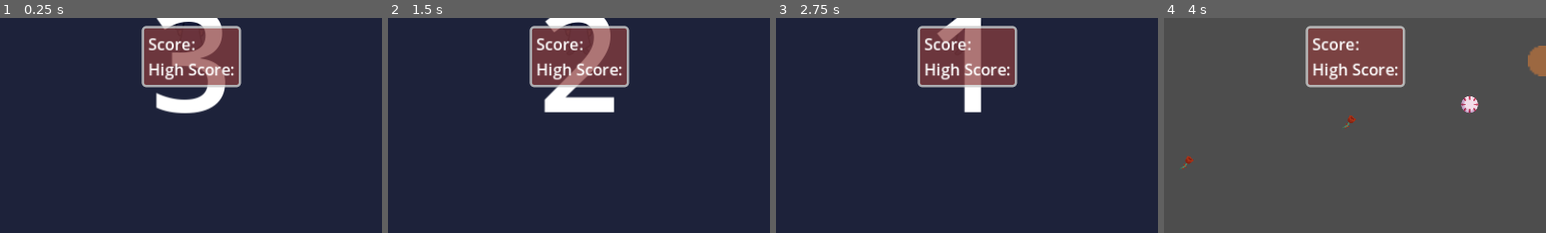
Above: before the commit, frames 1-4 (left to right).
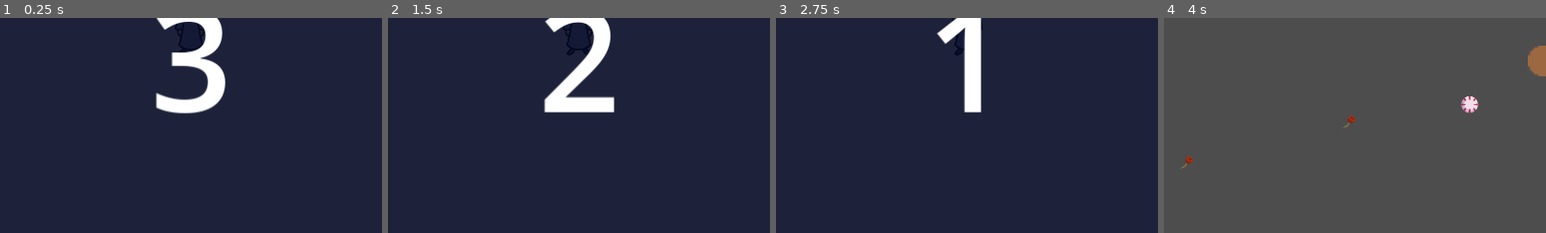
Above: after the commit, the same moments.

Repository: aryuserious/witch-in-training
Game: Godot game, scene res://scenes/level_1.tscn
Two runs of this game, one before a commit and one after it. Both use one fixed random seed, a clock stepped at 60 frames per second and the inputs below.
Inputs:
- Up to frame 1 (0.25 s): no input
- Up to frame 2 (1.5 s): tap Enter at 0.5 s; hold D (right) 0.53-1.28 s; tap Q (drop) at 0.6 s; hold S (down) from 1.28 s (still down); tap E (pickup) at 1.35 s
- Up to frame 3 (2.75 s): tap Space at 2 s; release S (down) at 2.03 s; hold D (right) from 2.03 s (still down); tap 1 (show-hide stats) at 2.1 s
- Up to frame 4 (4 s): tap Enter at 2.75 s; release D (right) at 2.78 s; hold W (up) 2.78-3.53 s; tap Q (drop) at 2.85 s; hold A (left) from 3.53 s (still down); tap E (pickup) at 3.6 s
The pictures show only the part of the screen within x 25-75%, y 41-91%; the shares and areas given below are measured in that part.

The runs differ from the first frame. In frame 1, 7.5% of the frame differs, in the area x 37-64%, y 3-33%; in frame 2, 7.5%; in frame 3, 7.5%; in frame 4, 7.5%.

Commit message:
retry button

Diff:
--- a/scenes/hud.tscn
+++ b/scenes/hud.tscn
@@ -117,6 +117,7 @@
 theme_override_font_sizes/font_size = 180
 
 [node name="GameOverPanel" type="PanelContainer" parent="."]
+visible = false
 anchors_preset = 8
 anchor_left = 0.5
 anchor_top = 0.5
@@ -131,8 +132,18 @@
 size_flags_horizontal = 0
 theme_override_styles/panel = SubResource("StyleBoxFlat_1khaw")
 
-[node name="ScoreInfo" type="Label" parent="GameOverPanel"]
+[node name="VBoxContainer" type="VBoxContainer" parent="GameOverPanel"]
 layout_mode = 2
-theme_override_font_sizes/font_size = 20
+
+[node name="ScoreInfo" type="Label" parent="GameOverPanel/VBoxContainer"]
+layout_mode = 2
+theme_override_font_sizes/font_size = 22
 text = "Score:
 High Score:"
+
+[node name="RetryButton" type="Button" parent="GameOverPanel/VBoxContainer"]
+layout_mode = 2
+theme_override_font_sizes/font_size = 18
+text = "Retry"
+
+[connection signal="pressed" from="GameOverPanel/VBoxContainer/RetryButton" to="." method="_on_retry_button_pressed"]
--- a/scripts/hud.gd
+++ b/scripts/hud.gd
@@ -10,53 +10,57 @@
 
 
 func _ready():
-    cauldron.connect("new_potion", _on_cauldron_new_potion)
-    get_parent().get_node("StartTimer").connect("timeout", _on_start_timer_timeout)
-    $Start.visible = true
+	cauldron.connect("new_potion", _on_cauldron_new_potion)
+	get_parent().get_node("StartTimer").connect("timeout", _on_start_timer_timeout)
+	$Start.visible = true
 
 
 func _process(_delta):
-    # start timer
-    var st = get_parent().get_node("StartTimer") as Timer
-    $Start/Countdown.text = str(ceil(st.time_left)) # this is the timer that goes 3 2 1 at the begining
+	# start timer
+	var st = get_parent().get_node("StartTimer") as Timer
+	$Start/Countdown.text = str(ceil(st.time_left)) # this is the timer that goes 3 2 1 at the begining
 
-    # game time minutes and seconds
-    var s = int(ceil(game_time.time_left)) # if time left is 5.99, s is 6. if time left is 5.08, s is 6. if time left is 4.99, s is 5.
-    var m = floor(s/60) # if s/60 is 3.42, m = 3
-    s = s % 60 # s is the remainder of s / 60. if s is 90 (1 min and 30 sec), 90 % 60 will be 30. % means remainder of
+	# game time minutes and seconds
+	var s = int(ceil(game_time.time_left)) # if time left is 5.99, s is 6. if time left is 5.08, s is 6. if time left is 4.99, s is 5.
+	var m = floor(s/60) # if s/60 is 3.42, m = 3
+	s = s % 60 # s is the remainder of s / 60. if s is 90 (1 min and 30 sec), 90 % 60 will be 30. % means remainder of
 
-    $TimePanel/TimeHBox/Minutes.text = str(m) + ":"
-    $TimePanel/TimeHBox/Seconds.text = str(s) if s >= 10 else "0" + str(s) # ternary. var x = (value) if (condition) else (value). this is so that when the number is less than 10 it will say 0:03
+	$TimePanel/TimeHBox/Minutes.text = str(m) + ":"
+	$TimePanel/TimeHBox/Seconds.text = str(s) if s >= 10 else "0" + str(s) # ternary. var x = (value) if (condition) else (value). this is so that when the number is less than 10 it will say 0:03
 
 
 func _on_cauldron_new_potion(potion : Cauldron.Potion):
-    var ingredient_types : Array[String] = []
+	var ingredient_types : Array[String] = []
 
-    potion_label.text = potion.effect + " Potion" # it'll end up like: "Healing Potion", "Death Potion", etc.
+	potion_label.text = potion.effect + " Potion" # it'll end up like: "Healing Potion", "Death Potion", etc.
 
-    # delete old ingredients
-    for ingr in ingr_list_vbox.get_children():
-        ingr.queue_free()
+	# delete old ingredients
+	for ingr in ingr_list_vbox.get_children():
+		ingr.queue_free()
 
-    for ingr in potion.ingredient_types: # for every potion ingredient...
-        var t = Ingredient.ingredient_type_as_string(ingr) # save the ingredient type to a variable...
-        ingredient_types.append(t) # then append that variable to the ingredient types array
+	for ingr in potion.ingredient_types: # for every potion ingredient...
+		var t = Ingredient.ingredient_type_as_string(ingr) # save the ingredient type to a variable...
+		ingredient_types.append(t) # then append that variable to the ingredient types array
 
-    for ingr_type in ingredient_types: # for every ingr type in the ingredient types array...
-        var label = Label.new() # make a new label...
-        label.text = "- " + ingr_type # set the text to the ingredient type... (it'll end up like - Ginger Root, - Throned Rose)
-        ingr_list_vbox.add_child(label) # add the label to the HUD list
+	for ingr_type in ingredient_types: # for every ingr type in the ingredient types array...
+		var label = Label.new() # make a new label...
+		label.text = "- " + ingr_type # set the text to the ingredient type... (it'll end up like - Ginger Root, - Throned Rose)
+		ingr_list_vbox.add_child(label) # add the label to the HUD list
 
 
 func _on_player_game_over():
-    get_tree().paused = true
-    $GameOverPanel/ScoreInfo.text = "You collected " + str(Global.score) + " potions!" + "\nHigh Score: " + str(Global.high_score)
+	get_tree().paused = true
+	$GameOverPanel/VBoxContainer/ScoreInfo.text = "You collected " + str(Global.score) + " potions!" + "\nHigh Score: " + str(Global.high_score)
 
-    $GameOverPanel.visible = true
+	$GameOverPanel.visible = true
 
 
 func _on_start_timer_timeout():
-    $Start.visible = false
-    cauldron.select_potion()
-    get_tree().paused = false
-    game_time.start()
+	$Start.visible = false
+	cauldron.select_potion()
+	get_tree().paused = false
+	game_time.start()
+
+
+func _on_retry_button_pressed():
+	get_tree().reload_current_scene()
